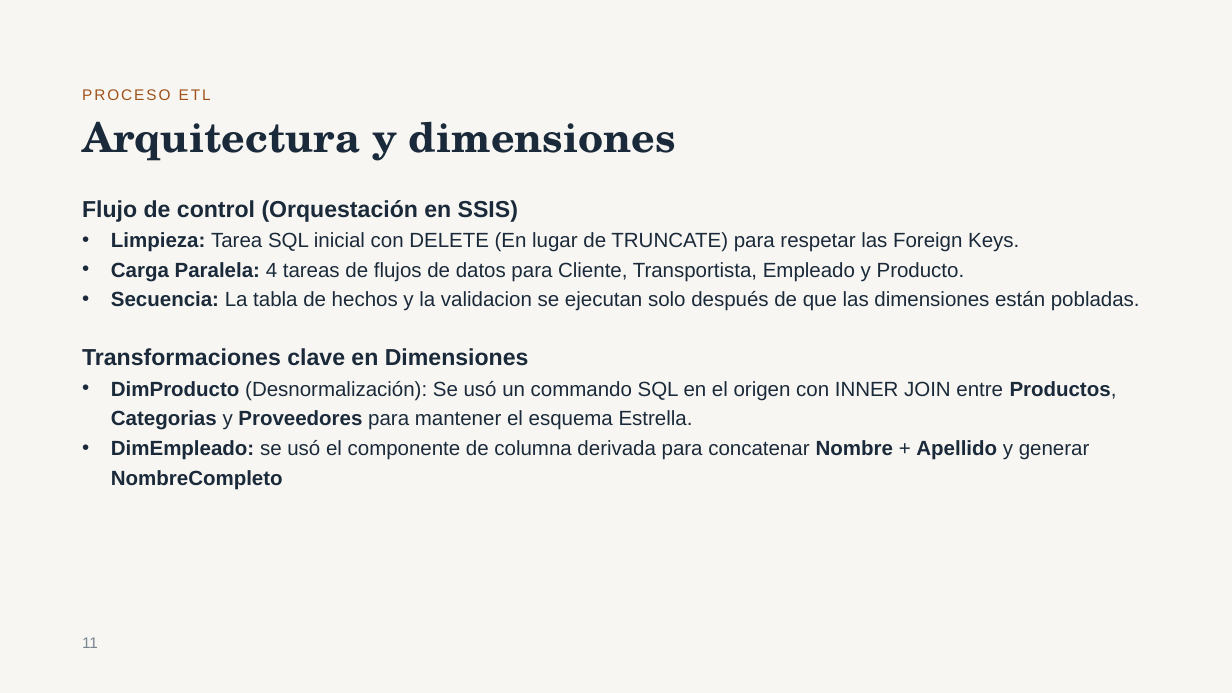
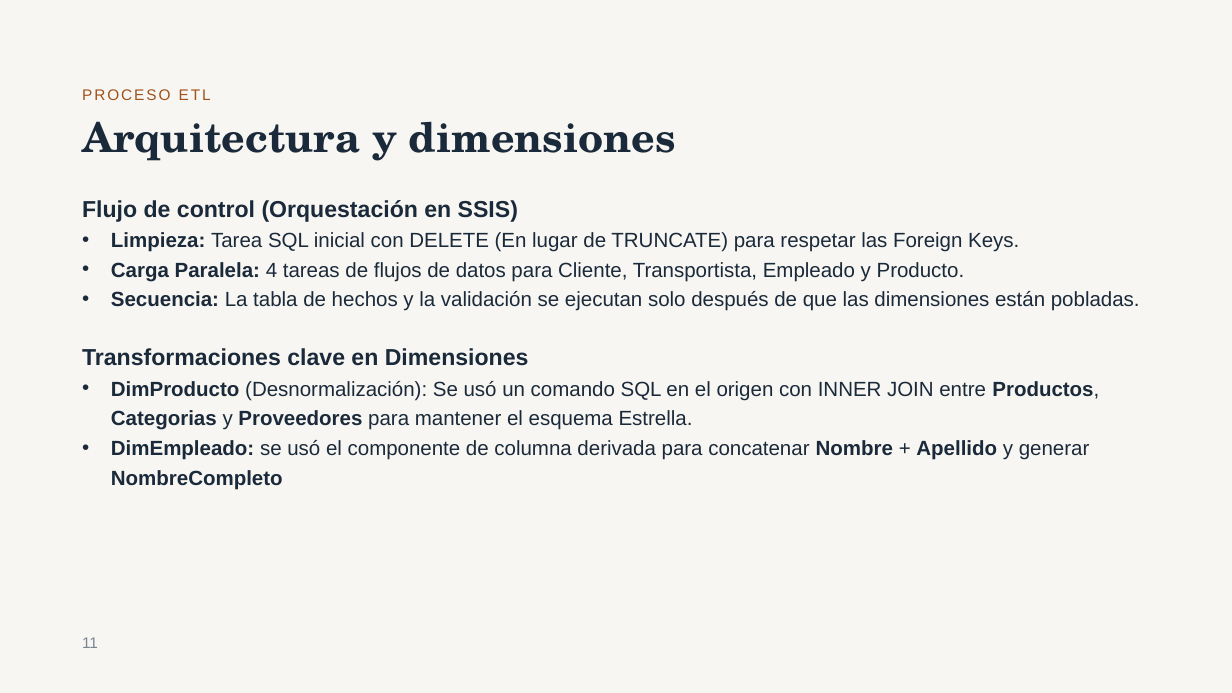
Before and after one commit to MaxiBonoUSM/Inteligencia_de_Negocios_Grupo12, a slide deck: slide 11 of docs/presentacion/Kent Foods – Fase 1.pptx. Drawn at 1232x693 pixels with LibreOffice and Linux fonts; fonts in the diff are those of the drawing. Boxes give left, top, right and bottom in pixels: in the first picture for what was removed or moved away, otherwise in the second. Text is boxed around its words. In the diff, an @@ line names an element or a change of style, - is before the commit and + after.

```diff
--- a/docs/presentacion/Kent Foods – Fase 1.pptx
+++ b/docs/presentacion/Kent Foods – Fase 1.pptx
@@ text at [111, 291, 1140, 311]: text changed @@
-• Secuencia: La tabla de hechos y la validacion se ejecutan solo después de que las dimensiones están pobladas.
+• Secuencia: La tabla de hechos y la validación se ejecutan solo después de que las dimensiones están pobladas.
@@ text at [111, 381, 1099, 430]: text changed @@
-• DimProducto (Desnormalización): Se usó un commando SQL en el origen con INNER JOIN entre Productos, Categorias y Proveedores para mantener el esquema Estrella.
+• DimProducto (Desnormalización): Se usó un comando SQL en el origen con INNER JOIN entre Productos, Categorias y Proveedores para mantener el esquema Estrella.
```
Also in this commit, not shown: 5 other slides changed, 1 other file.
